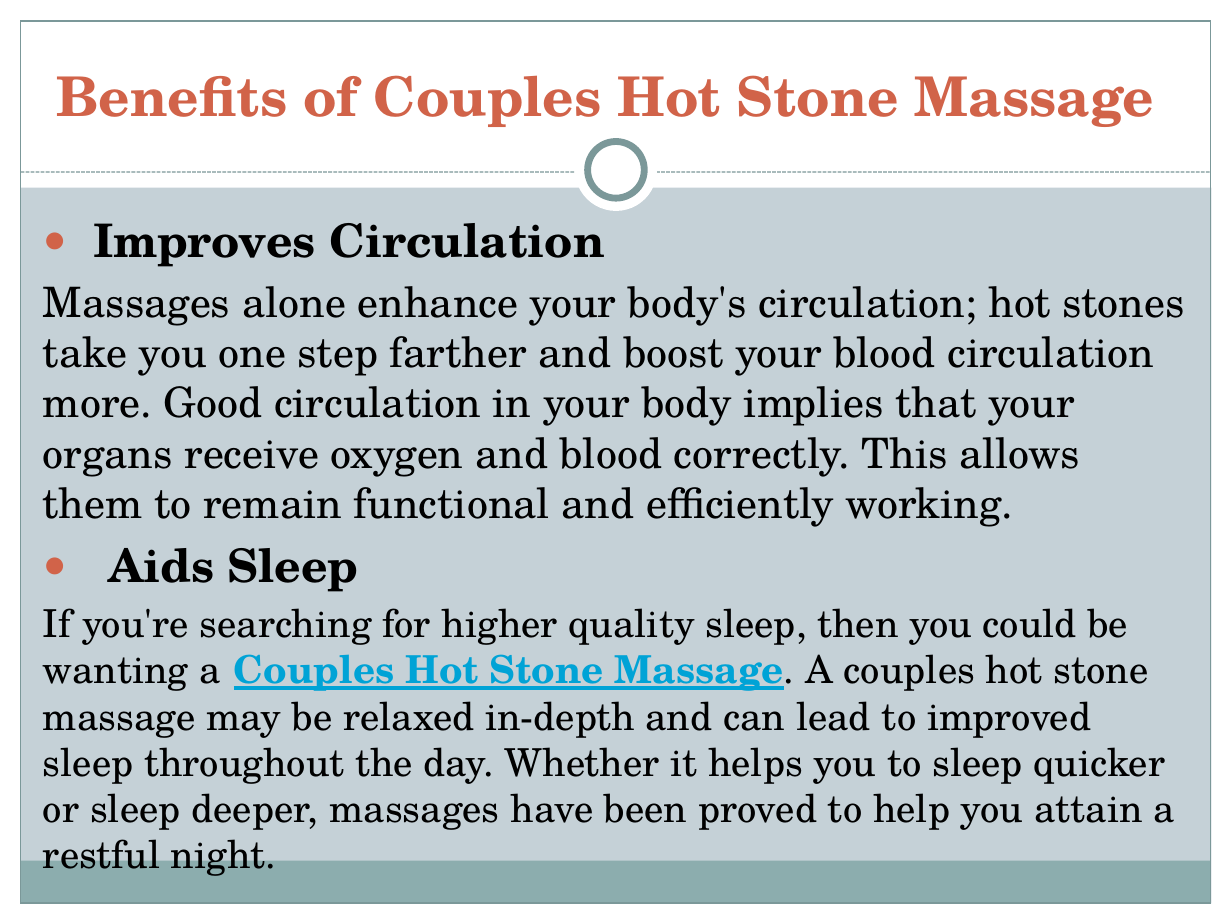
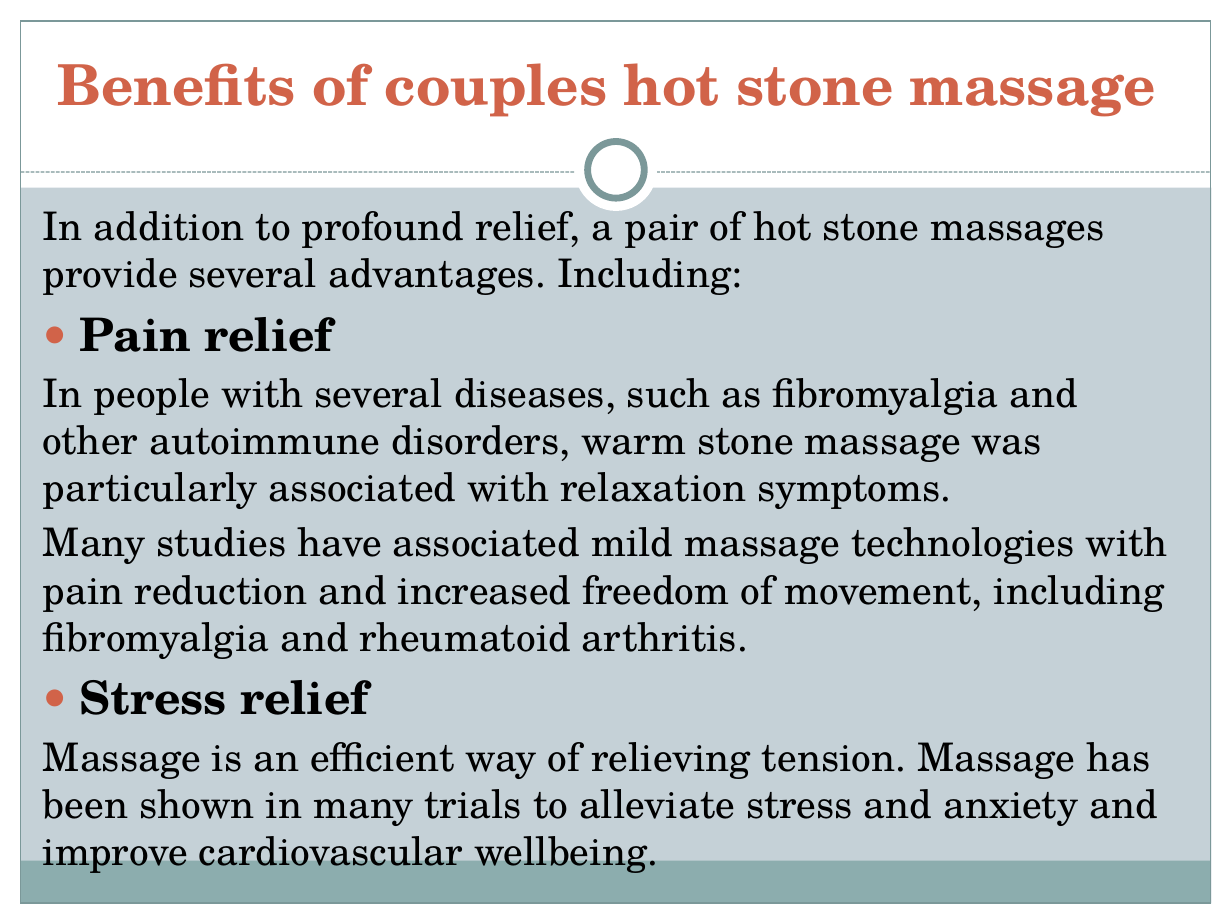
Before and after one commit to RichardBerlin345/RichardBerlin345, a slide deck: slide 7 of Couples Hot Stone Massage.pptx. Drawn at 1232x924 pixels with LibreOffice and Linux fonts; fonts in the diff are those of the drawing. Boxes give left, top, right and bottom in pixels: in the first picture for what was removed or moved away, otherwise in the second. Text is boxed around its words. In the diff, an @@ line names an element or a change of style, - is before the commit and + after.

Commit message:
Couples Hot Stone Massage

```diff
--- a/Couples Hot Stone Massage.pptx
+++ b/Couples Hot Stone Massage.pptx
@@ title at <box>58,63,1156,117</box>: text changed; size 32 to 33 pt @@
-Benefits of Couples Hot Stone Massage
+Benefits of couples hot stone massage
@@ text at <box>43,201,1168,878</box>: text changed; size 22.5 to 23 pt @@
-● Improves Circulation
-Massages alone enhance your body's circulation; hot stones take you one step farther and boost your blood circulation more. Good circulation in your body implies that your organs receive oxygen and blood correctly. This allows them to remain functional and efficiently working.
-● Aids Sleep
-If you're searching for higher quality sleep, then you could be wanting a Couples Hot Stone Massage. A couples hot stone massage may be relaxed in-depth and can lead to improved sleep throughout the day. Whether it helps you to sleep quicker or sleep deeper, massages have been proved to help you attain a restful night.
+In addition to profound relief, a pair of hot stone massages provide several advantages. Including:
+● Pain relief
+In people with several diseases, such as fibromyalgia and other autoimmune disorders, warm stone massage was particularly associated with relaxation symptoms.
+Many studies have associated mild massage technologies with pain reduction and increased freedom of movement, including fibromyalgia and rheumatoid arthritis.
+● Stress relief
+Massage is an efficient way of relieving tension. Massage has been shown in many trials to alleviate stress and anxiety and improve cardiovascular wellbeing.
```
Also in this commit, not shown: 7 other slides changed, 3 slides added, 3 slides removed.
